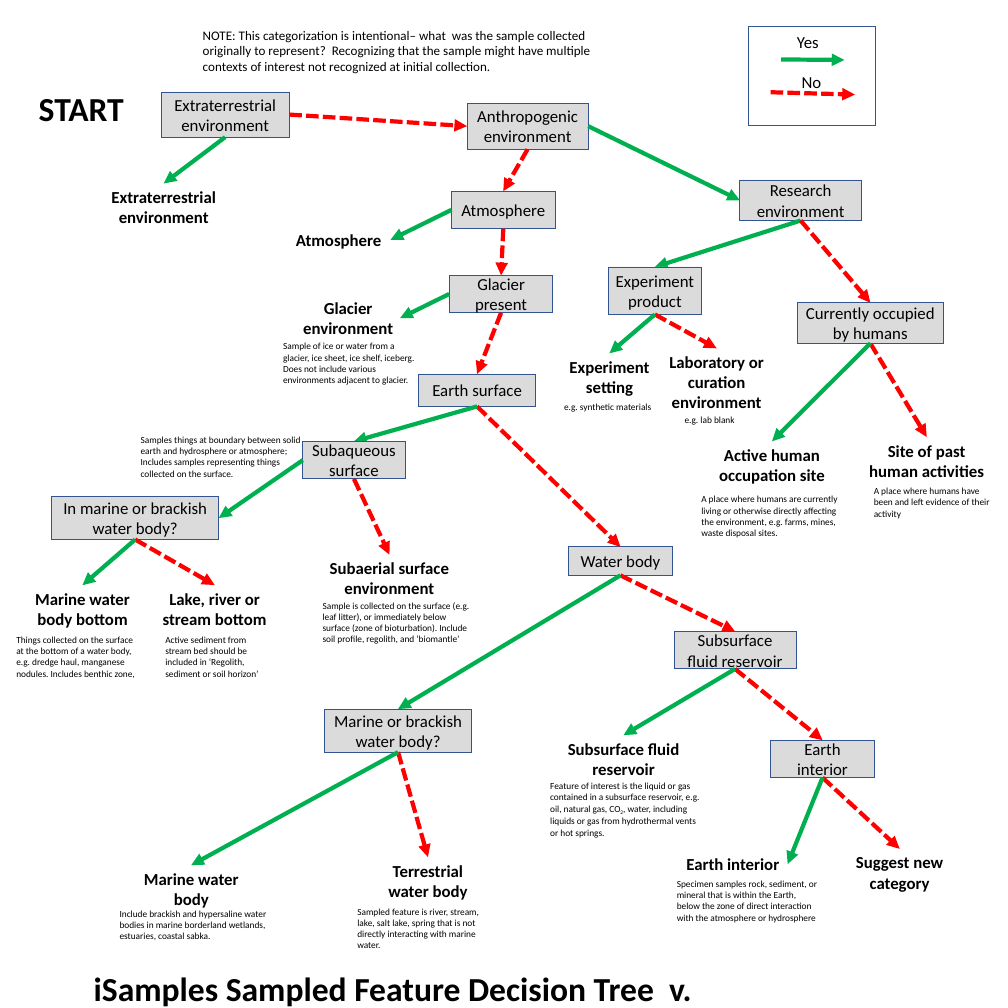
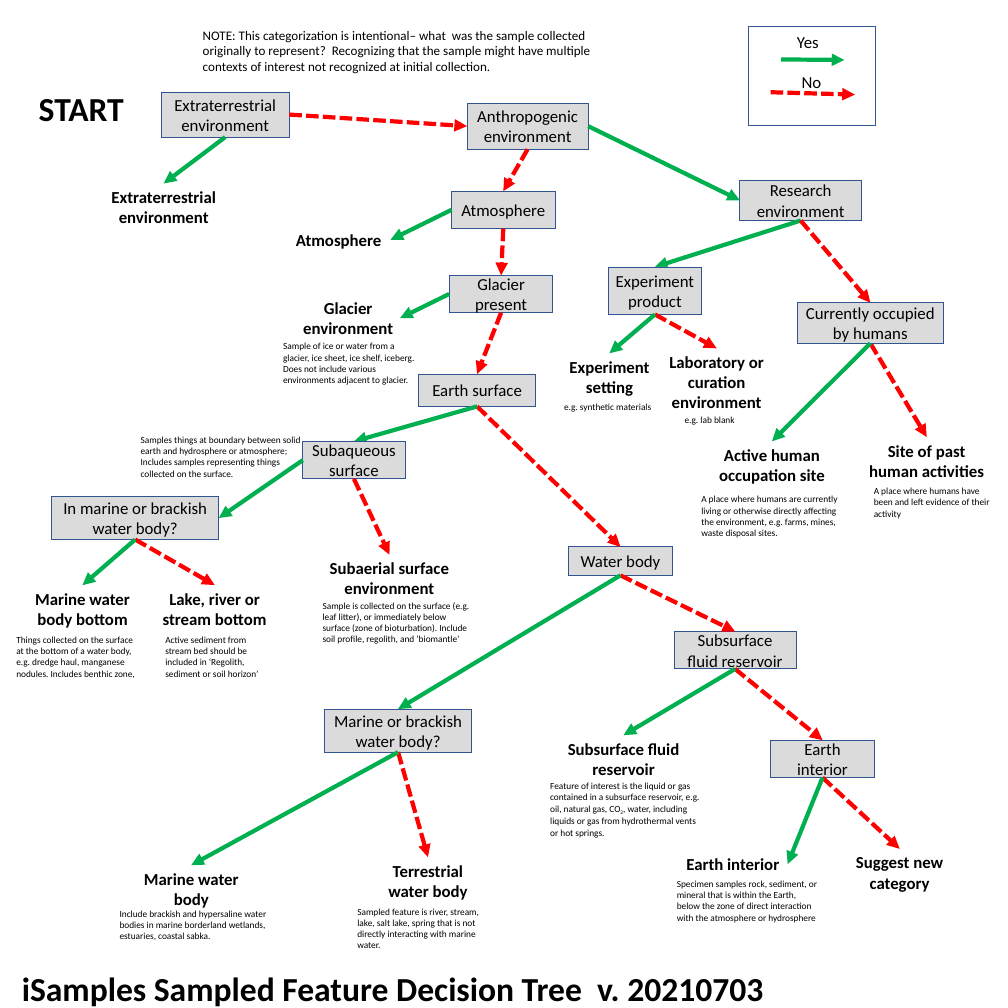
Before and after one commit to isamplesorg/metadata, a slide deck: slide 1 of vocabulary/SampledFeatureDecisionTreeV20210703.pptx. Drawn at 1008x1008 pixels with LibreOffice and Linux fonts; fonts in the diff are those of the drawing. Boxes give left, top, right and bottom in pixels: in the first picture for what was removed or moved away, otherwise in the second. Text is boxed around its words. In the diff, an @@ line names an element or a change of style, - is before the commit and + after.

Commit message:
update ttl and add version number in decision tree
remove bio environments in ttl, make lab and experiment setting subclass of active human occupation site

```diff
--- a/vocabulary/SampledFeatureDecisionTreeV20210703.pptx
+++ b/vocabulary/SampledFeatureDecisionTreeV20210703.pptx
@@ text at (22,977,763,1007): text changed @@
-iSamples Sampled Feature Decision Tree v.
+iSamples Sampled Feature Decision Tree v. 20210703
```
Also in this commit, not shown: 2 other files.
